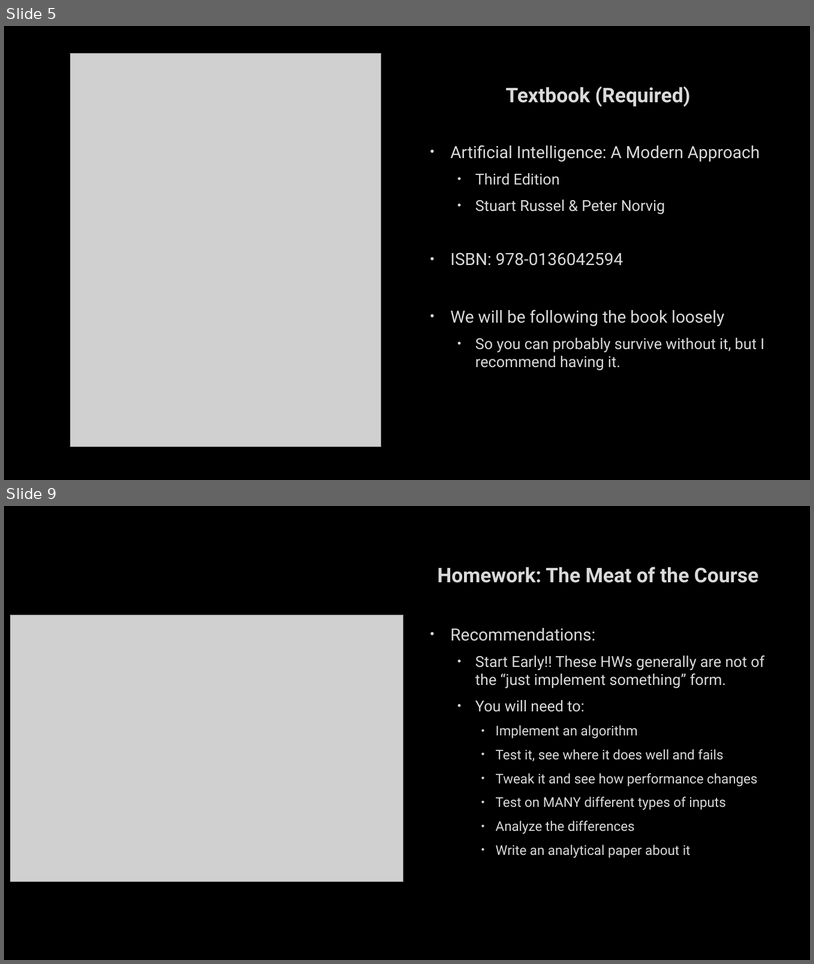
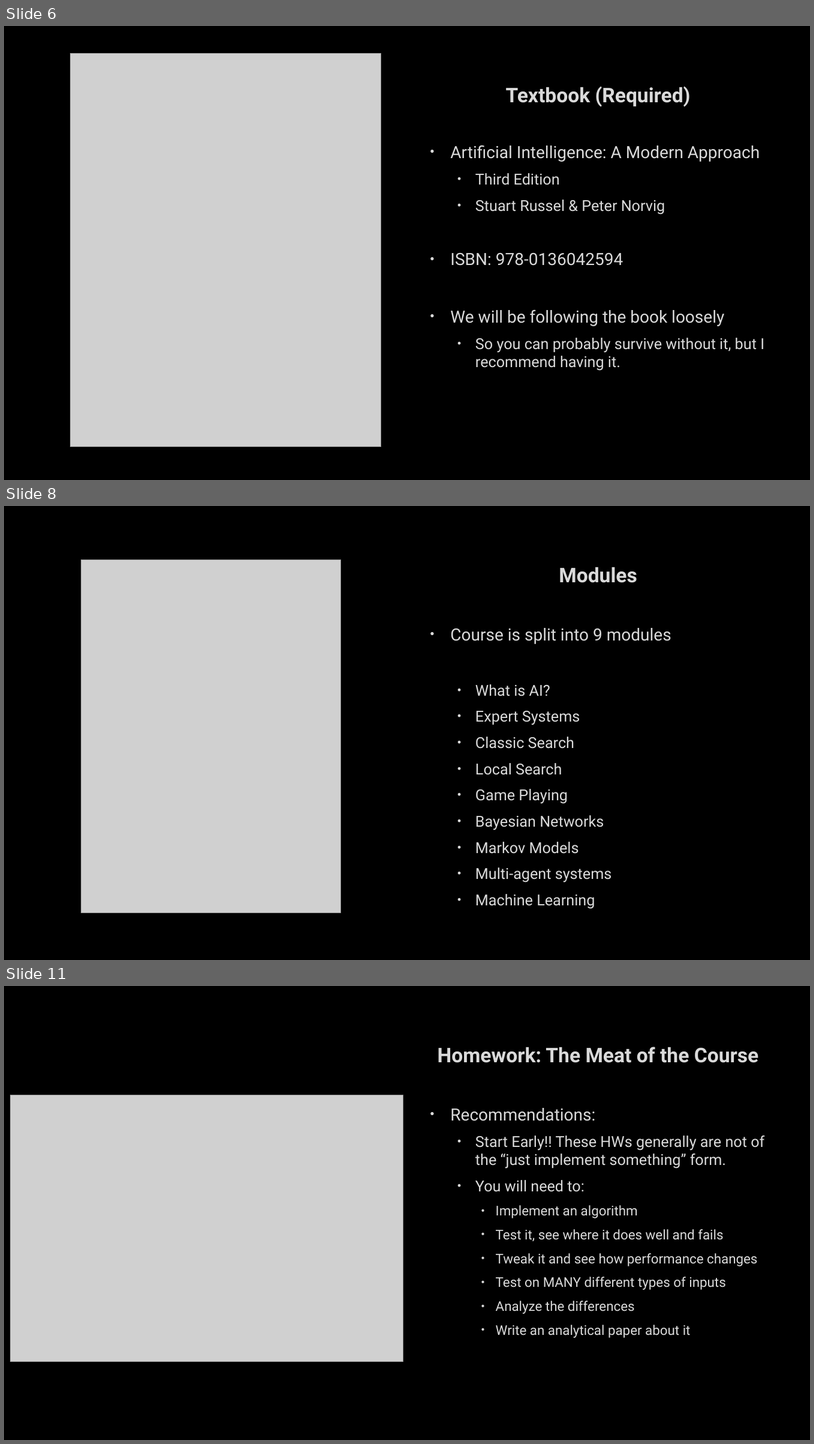
Before and after one commit to markfloryan/AI, a slide deck: slides/01-CourseIntroduction.pptx. Shown one above the other, each under a label of ours: slides 5 and 9 before the commit, slides 6, 8 and 11 after it; the slides between them are not shown. The pictures are 814x964 and 814x1444 pixels, drawn with LibreOffice and Linux fonts; fonts in the diff are those of the drawing; grey boxes stand for pictures; background and template pictures are left out. Boxes give left, top, right and bottom in pixels: in the first picture for what was removed or moved away, otherwise in the second. Text is boxed around its words. In the diff, an @@ line names an element or a change of style, - is before the commit and + after.

Commit message:
new course intro, no pdf of first slide deck.

```diff
--- a/slides/01-CourseIntroduction.pptx
+++ b/slides/01-CourseIntroduction.pptx
@@ slide 8 added at (4, 506, 810, 960), background picture (left out) @@
@@ picture added at (81, 559, 341, 912) @@
@@ text added at (450, 567, 672, 909), 18 pt, text #DADADA @@
+Modules
+• Course is split into 9 modules
+  • What is AI?
+  • Expert Systems
+  • Classic Search
+  • Local Search
+  • Game Playing
+  • Bayesian Networks
+  • Markov Models
+  • Multi-agent systems
+  • Machine Learning
@@ what was slide 5 is now slide 6 @@
@@ what was slide 9 is now slide 11 @@
```
Also in this commit, not shown: 7 slides changed, 3 other slides added, 3 slides removed, 11 other files.
